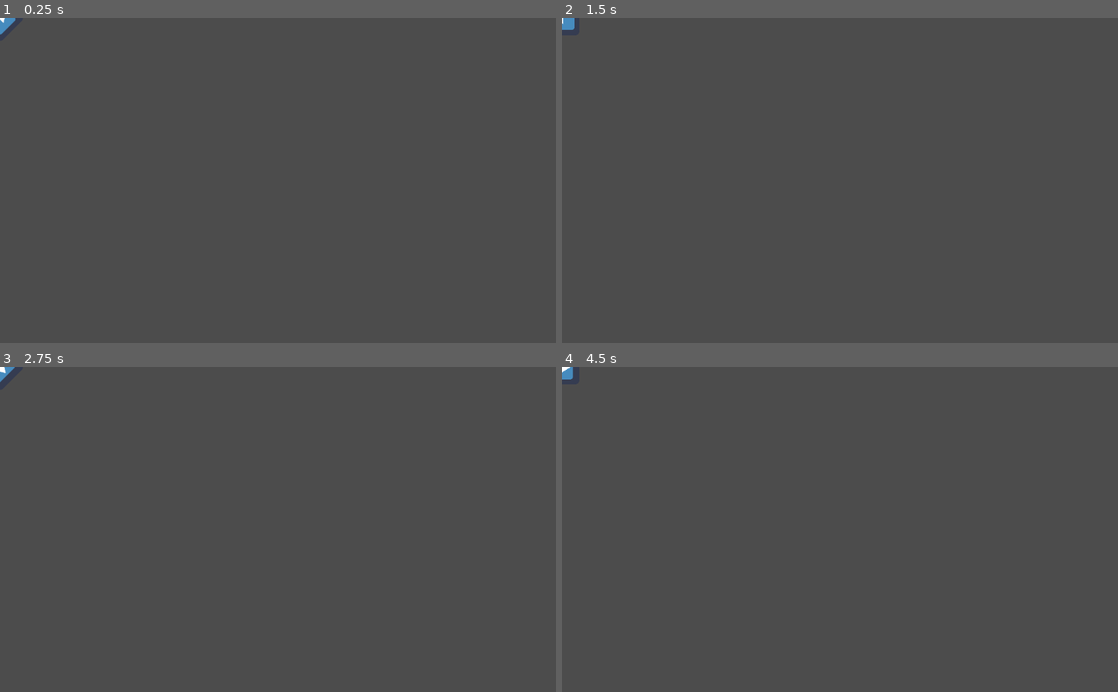
Above: before the commit, frames 1-4 (two rows, left to right).
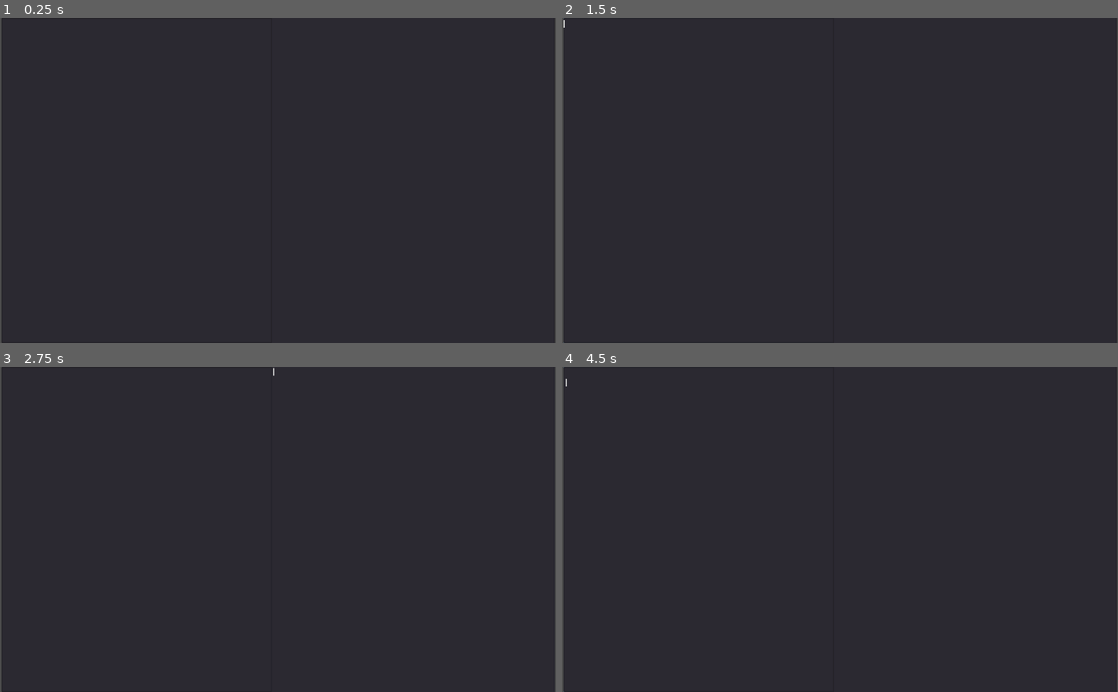
Above: after the commit, the same moments.

Repository: Boyquotes/gdscript
Game: Godot game, scene res://main.tscn
The game is run twice, just before and just after one commit, with the same random seed, the same clock (stepped at 60 frames per second) and the same inputs. Before the commit the project starts from res://Sprite.tscn. The engine's default icon, where the game draws it, is replaced by a stand-in: a white triangle on a blue panel in a dark square.
Inputs (mouse positions are in pixels of both pictures, inside the frame that each line leads up to):
- Up to frame 1 (0.25 s): no input
- Up to frame 2 (1.5 s): tap Enter at 0.5 s; move the mouse to (962, 164) at 0.52 s; click (962, 164) at 0.67 s; tap Space at 1.25 s; drag from (728, 196) to (812, 245) at 1.27 s
- Up to frame 3 (2.75 s): tap Enter at 2 s; move the mouse to (333, 458) at 2.02 s; click (333, 458) at 2.17 s
- Up to frame 4 (4.5 s): drag from (812, 594) to (673, 480) at 2.77 s; tap Space at 3.5 s; move the mouse to (1006, 578) at 3.52 s; click (1006, 578) at 3.67 s; tap Enter at 4.25 s; drag from (673, 480) to (756, 448) at 4.27 s

The runs differ from the first frame. In frame 1, 100% of the frame differs, in the area x 0-100%, y 0-100%; in frame 2, 100%; in frame 3, 100%; in frame 4, 100%.

Commit message:
m

Diff:
--- /dev/null
+++ b/tool_test/HSplitContainer.gd
@@ -0,0 +1,16 @@
+extends HSplitContainer
+
+
+# Declare member variables here. Examples:
+# var a = 2
+# var b = "text"
+
+
+# Called when the node enters the scene tree for the first time.
+func _ready():
+	pass # Replace with function body.
+
+
+# Called every frame. 'delta' is the elapsed time since the previous frame.
+#func _process(delta):
+#	pass
--- a/tool_test/main.tscn
+++ b/tool_test/main.tscn
@@ -6,3 +6,22 @@
 anchor_right = 1.0
 anchor_bottom = 1.0
 script = ExtResource( 1 )
+
+[node name="HSplitContainer" type="HSplitContainer" parent="."]
+margin_left = 3.0
+margin_right = 502.0
+margin_bottom = 600.0
+
+[node name="TextEdit" type="TextEdit" parent="HSplitContainer"]
+margin_right = 499.0
+margin_bottom = 600.0
+
+[node name="HSplitContainer2" type="HSplitContainer" parent="."]
+margin_left = 499.0
+margin_top = -2.0
+margin_right = 1022.0
+margin_bottom = 603.0
+
+[node name="TextEdit" type="TextEdit" parent="HSplitContainer2"]
+margin_right = 523.0
+margin_bottom = 605.0
--- a/tool_test/project.godot
+++ b/tool_test/project.godot
@@ -11,7 +11,7 @@
 [application]
 
 config/name="tool_test"
-run/main_scene="res://Sprite.tscn"
+run/main_scene="res://main.tscn"
 config/icon="res://icon.png"
 
 [gui]
